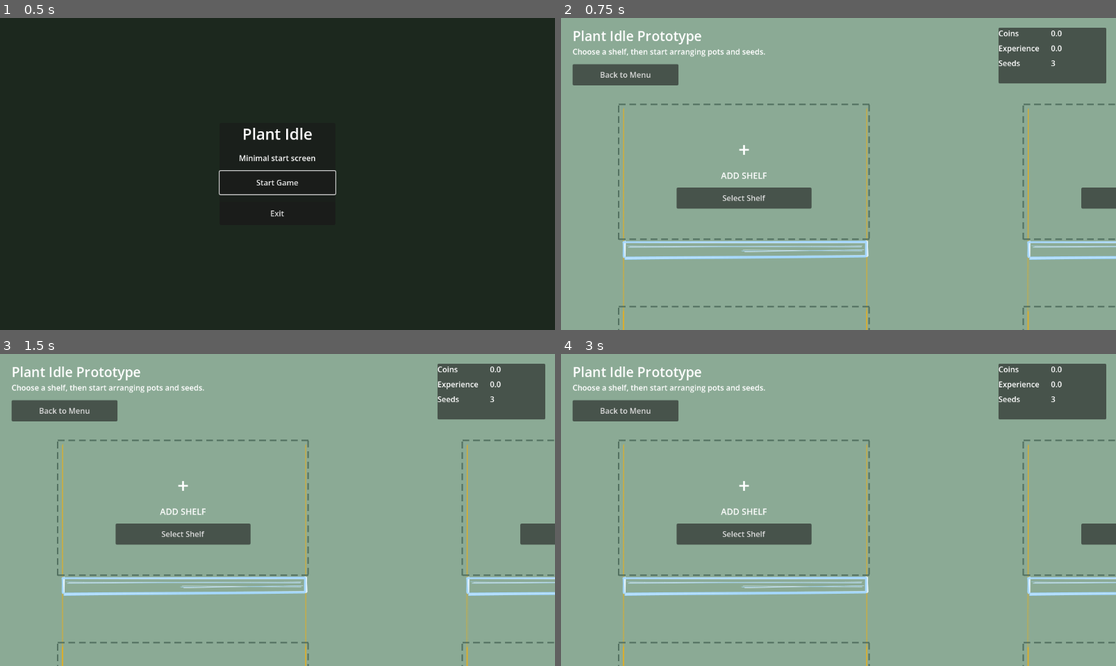
Above: before the commit, frames 1-4 (two rows, left to right).
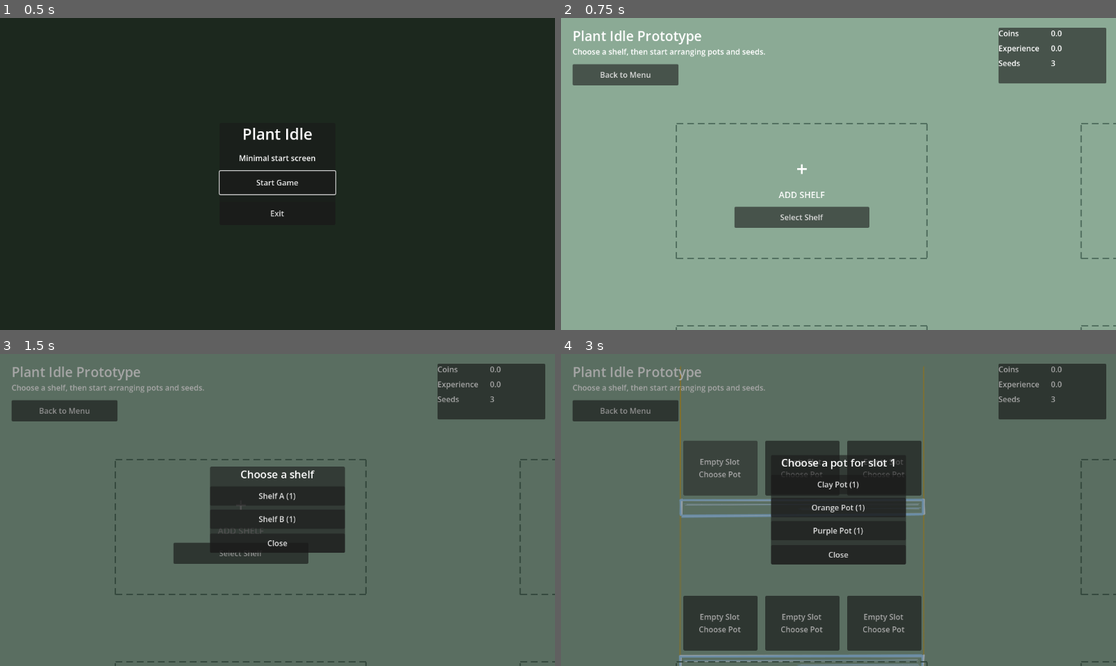
Above: after the commit, the same moments.

Repository: TorusHelm/imiidle
Game: Godot game, scene res://sceens/Main.tscn
Same seed, same stepped clock (60 frames per second), same inputs: the game is played once before the commit and once after it.
Inputs (mouse positions are in pixels of both pictures, inside the frame that each line leads up to; where the layout moved, square brackets give the same spot in the first picture):
- Up to frame 1 (0.5 s): no input
- Up to frame 2 (0.75 s): click "Start Game" at 0.5 s
- Up to frame 3 (1.5 s): click "Select Shelf" at 1.25 s
- Up to frame 4 (3 s): click (799, 528) [744, 506] at 2 s; click (721, 469) at 2.77 s

Frame 1 is identical in both runs. In frame 2, 7.2% of the frame differs, in the area x 10-100%, y 27-100%; in frame 3, 99%, in the area x 0-100%, y 0-100%; in frame 4, 99%.
Error before the commit: Parse Error: Cannot infer the type of "totem_instance" variable because the value doesn't have a set type. (res://scripts/shelf_view.gd:103)

Commit message:
Add metronome runtime support

Diff:
--- a/Game/data/default_catalog.tres
+++ b/Game/data/default_catalog.tres
@@ -10,6 +10,8 @@
 [ext_resource type="Resource" uid="uid://cygoi83vimm71" path="res://Pots/DefaultPot/data/pot_default.tres" id="5_pot"]
 [ext_resource type="Resource" uid="uid://vfj2f3piwebi" path="res://Pots/OrangePot/data/pot_orange.tres" id="6_pot"]
 [ext_resource type="Resource" uid="uid://0m8tp443pwtk" path="res://Pots/PurplePot/data/pot_purple.tres" id="7_pot"]
+[ext_resource type="Script" path="res://scripts/totem_definition.gd" id="8_totem_script"]
+[ext_resource type="Resource" path="res://Totems/Metronome/data/totem_metronome.tres" id="8_totem"]
 [ext_resource type="Resource" uid="uid://dw7p7gin6ryap" path="res://Shelfs/ShelfA/data/shelf_a.tres" id="8_shelf"]
 [ext_resource type="Resource" uid="uid://dhc57hueqoa7f" path="res://Shelfs/ShelfB/data/shelf_b.tres" id="9_shelf"]
 [ext_resource type="Script" uid="uid://cucjjk2bjbhk4" path="res://scripts/shelf_definition.gd" id="10_ylmi7"]
@@ -19,6 +21,7 @@
 room_definition = ExtResource("1_room")
 plant_definitions = Array[ExtResource("1_qyvm0")]([ExtResource("2_plant"), ExtResource("3_plant"), ExtResource("4_plant")])
 pot_definitions = Array[ExtResource("5_jir86")]([ExtResource("5_pot"), ExtResource("6_pot"), ExtResource("7_pot")])
+totem_definitions = Array[ExtResource("8_totem_script")]([ExtResource("8_totem")])
 shelf_definitions = Array[ExtResource("10_ylmi7")]([ExtResource("8_shelf"), ExtResource("9_shelf")])
 background_color_hex = "#8baa95"
 starting_seed_inventory = {
@@ -31,6 +34,9 @@
 "orange_pot": 1,
 "purple_pot": 1
 }
+starting_totem_inventory = {
+"metronome": 1
+}
 starting_shelf_inventory = {
 "shelf_a": 1,
 "shelf_b": 1
--- /dev/null
+++ b/Totems/Metronome/data/totem_metronome.tres
@@ -0,0 +1,13 @@
+[gd_resource type="Resource" script_class="TotemDefinition" format=3]
+
+[ext_resource type="Script" path="res://scripts/totem_definition.gd" id="1_totem"]
+
+[resource]
+script = ExtResource("1_totem")
+id = "metronome"
+display_name = "Metronome"
+trigger_event_type = "plant_activated"
+target_rule = "mirror_from_source"
+modifier_type = "haste"
+modifier_multiplier = 2.0
+modifier_duration = 1.0
--- a/scripts/game_catalog.gd
+++ b/scripts/game_catalog.gd
@@ -5,9 +5,11 @@
 @export var room_definition: RoomDefinition
 @export var plant_definitions: Array[PlantDefinition] = []
 @export var pot_definitions: Array[PotDefinition] = []
+@export var totem_definitions: Array[TotemDefinition] = []
 @export var shelf_definitions: Array[ShelfDefinition] = []
 @export var active_shelf_id := ""
 @export var background_color_hex := "#e3efdf"
 @export var starting_seed_inventory: Dictionary = {}
 @export var starting_pot_inventory: Dictionary = {}
+@export var starting_totem_inventory: Dictionary = {}
 @export var starting_shelf_inventory: Dictionary = {}
--- a/scripts/game_state.gd
+++ b/scripts/game_state.gd
@@ -9,6 +9,8 @@
 var plant_definitions: Dictionary = {}
 var pot_inventory: Dictionary = {}
 var pot_definitions: Dictionary = {}
+var totem_inventory: Dictionary = {}
+var totem_definitions: Dictionary = {}
 var shelf_inventory: Dictionary = {}
 var shelf_definitions: Dictionary = {}
 var room_definition: RoomDefinition
@@ -174,6 +176,76 @@
 	return active_shelf.get_pot_in_slot(slot_index)
 
 
+func has_any_totem() -> bool:
+	for totem_count in totem_inventory.values():
+		if int(totem_count) > 0:
+			return true
+	return false
+
+
+func get_totem_options() -> Array[Dictionary]:
+	var options: Array[Dictionary] = []
+
+	for totem_id in totem_definitions.keys():
+		var definition: TotemDefinition = totem_definitions[totem_id]
+		options.append(
+			{
+				"id": definition.id,
+				"display_name": definition.display_name,
+				"count": get_totem_count(definition.id),
+				"trigger_event_type": definition.trigger_event_type,
+				"target_rule": definition.target_rule,
+			}
+		)
+
+	return options
+
+
+func get_totem_count(totem_id: String) -> int:
+	return int(totem_inventory.get(totem_id, 0))
+
+
+func can_place_totem(slot_index: int, totem_id := "") -> bool:
+	var active_shelf := get_active_shelf()
+	if active_shelf == null:
+		return false
+
+	if not _is_valid_slot_index(slot_index):
+		return false
+
+	if not active_shelf.can_place_totem(slot_index):
+		return false
+
+	if totem_id.is_empty():
+		return has_any_totem()
+
+	return get_totem_count(totem_id) > 0
+
+
+func place_totem(slot_index: int, totem_id: String) -> bool:
+	var active_shelf := get_active_shelf()
+	if not can_place_totem(slot_index, totem_id):
+		return false
+
+	var definition: TotemDefinition = totem_definitions.get(totem_id)
+	if definition == null:
+		return false
+
+	if not active_shelf.place_totem(slot_index, TotemInstance.new(definition)):
+		return false
+
+	totem_inventory[totem_id] = get_totem_count(totem_id) - 1
+	_sync_shelf_slots()
+	return true
+
+
+func get_totem_in_slot(slot_index: int) -> TotemInstance:
+	var active_shelf := get_active_shelf()
+	if active_shelf == null or not _is_valid_slot_index(slot_index):
+		return null
+	return active_shelf.get_totem_in_slot(slot_index)
+
+
 func can_place_pot_in_room_slot(room_slot_index: int, slot_index: int, pot_id := "") -> bool:
 	var shelf := get_shelf_in_room_slot(room_slot_index)
 	if shelf == null or slot_index < 0 or slot_index >= shelf.slots.size():
@@ -201,6 +273,26 @@
 	if slot_index < 0 or slot_index >= shelf.slots.size():
 		return null
 	return shelf.get_pot_in_slot(slot_index)
+
+
+func can_place_totem_in_room_slot(room_slot_index: int, slot_index: int, totem_id := "") -> bool:
+	var shelf := get_shelf_in_room_slot(room_slot_index)
+	if shelf == null or slot_index < 0 or slot_index >= shelf.slots.size():
+		return false
+	if not shelf.can_place_totem(slot_index):
+		return false
+	if totem_id.is_empty():
+		return has_any_totem()
+	return get_totem_count(totem_id) > 0
+
+
+func get_totem_in_room_slot(room_slot_index: int, slot_index: int) -> TotemInstance:
+	var shelf := get_shelf_in_room_slot(room_slot_index)
+	if shelf == null:
+		return null
+	if slot_index < 0 or slot_index >= shelf.slots.size():
+		return null
+	return shelf.get_totem_in_slot(slot_index)
 
 
 func has_any_shelf() -> bool:
@@ -318,9 +410,11 @@
 func _load_catalog(catalog: GameCatalog) -> void:
 	plant_definitions.clear()
 	pot_definitions.clear()
+	totem_definitions.clear()
 	shelf_definitions.clear()
 	seed_inventory.clear()
 	pot_inventory.clear()
+	totem_inventory.clear()
 	shelf_inventory.clear()
 	room_definition = null
 	room = RoomInstance.new()
@@ -345,6 +439,11 @@
 			continue
 		pot_definitions[definition.id] = definition
 
+	for definition in catalog.totem_definitions:
+		if definition == null or definition.id.is_empty():
+			continue
+		totem_definitions[definition.id] = definition
+
 	for definition in catalog.shelf_definitions:
 		if definition == null or definition.id.is_empty():
 			continue
@@ -356,6 +455,9 @@
 	for pot_id in catalog.starting_pot_inventory.keys():
 		pot_inventory[pot_id] = int(catalog.starting_pot_inventory[pot_id])
 
+	for totem_id in catalog.starting_totem_inventory.keys():
+		totem_inventory[totem_id] = int(catalog.starting_totem_inventory[totem_id])
+
 	for shelf_id in catalog.starting_shelf_inventory.keys():
 		shelf_inventory[shelf_id] = int(catalog.starting_shelf_inventory[shelf_id])
 
--- a/scripts/shelf_instance.gd
+++ b/scripts/shelf_instance.gd
@@ -61,6 +61,11 @@
 	return true
 
 
+func can_place_totem(slot_index: int) -> bool:
+	var slot := get_slot(slot_index)
+	return slot != null and slot.is_empty()
+
+
 func get_slot(slot_index: int) -> SlotInstance:
 	if slot_index < 0 or slot_index >= slots.size():
 		return null
@@ -70,6 +75,11 @@
 func get_pot_in_slot(slot_index: int) -> PotInstance:
 	var slot := get_slot(slot_index)
 	return slot.pot if slot != null else null
+
+
+func get_totem_in_slot(slot_index: int) -> TotemInstance:
+	var slot := get_slot(slot_index)
+	return slot.totem if slot != null else null
 
 
 func tick(delta: float) -> void:
--- a/test/game_state/test_shelf_event_loop.gd
+++ b/test/game_state/test_shelf_event_loop.gd
@@ -3,10 +3,13 @@
 
 const SHELF_A: ShelfDefinition = preload("res://Shelfs/ShelfA/data/shelf_a.tres")
 const DEFAULT_POT: PotDefinition = preload("res://Pots/DefaultPot/data/pot_default.tres")
+const DEFAULT_ROOM: RoomDefinition = preload("res://Game/data/default_room.tres")
+const METRONOME: TotemDefinition = preload("res://Totems/Metronome/data/totem_metronome.tres")
 
 
-func test_metronome_reacts_one_tick_later_and_applies_haste_on_next_tick() -> void:
-	var shelf := ShelfInstance.new(SHELF_A)
+func test_metronome_reacts_one_tick_later_and_applies_haste_on_next_tick_inside_room() -> void:
+	var room := RoomInstance.new(DEFAULT_ROOM)
+	var shelf := ShelfInstance.new(SHELF_A, room)
 	var fast_plant := PlantDefinition.new()
 	fast_plant.id = "fast"
 	fast_plant.display_name = "Fast"
@@ -19,16 +22,10 @@
 	slow_plant.growth_duration = 10.0
 	slow_plant.coins_per_second = 1.0
 
-	var metronome_definition := TotemDefinition.new()
-	metronome_definition.id = "metronome"
-	metronome_definition.display_name = "Metronome"
-	metronome_definition.target_rule = "mirror_from_source"
-	metronome_definition.modifier_type = "haste"
-	metronome_definition.modifier_multiplier = 2.0
-	metronome_definition.modifier_duration = 1.0
+	assert_true(room.place_shelf(0, shelf), "Room should hold Shelf as a top-level container.")
 
 	assert_true(shelf.place_pot(0, DEFAULT_POT), "Plant source slot should accept a pot.")
-	assert_true(shelf.place_totem(1, TotemInstance.new(metronome_definition)), "Middle slot should accept the metronome.")
+	assert_true(shelf.place_totem(1, TotemInstance.new(METRONOME)), "Middle slot should accept the metronome.")
 	assert_true(shelf.place_pot(2, DEFAULT_POT), "Target slot should accept a pot.")
 	assert_true(shelf.plant_seed(0, fast_plant), "Source plant should be planted.")
 	assert_true(shelf.plant_seed(2, slow_plant), "Target plant should be planted.")
@@ -46,3 +43,45 @@
 	shelf.tick(0.1)
 	assert_eq(target_plant.active_modifiers.size(), 1, "Tick N+2 should apply the queued modifier in APPLY.")
 	assert_eq(target_plant.get_active_modifier("haste").get("multiplier"), 2.0, "Metronome should apply haste through Shelf targeting.")
+
+
+func test_room_keeps_shelf_event_loops_isolated() -> void:
+	var room := RoomInstance.new(DEFAULT_ROOM)
+	var source_shelf := ShelfInstance.new(SHELF_A, room)
+	var other_shelf := ShelfInstance.new(SHELF_A, room)
+
+	assert_true(room.place_shelf(0, source_shelf), "Room slot 0 should accept the first shelf.")
+	assert_true(room.place_shelf(1, other_shelf), "Room slot 1 should accept the second shelf.")
+	assert_true(source_shelf.place_pot(0, DEFAULT_POT), "Source shelf should accept the plant pot.")
+	assert_true(source_shelf.place_totem(1, TotemInstance.new(METRONOME)), "Source shelf should accept the metronome.")
+	assert_true(source_shelf.place_pot(2, DEFAULT_POT), "Source shelf should accept the target pot.")
+
+	var fast_plant := PlantDefinition.new()
+	fast_plant.id = "isolated_fast"
+	fast_plant.display_name = "Isolated Fast"
+	fast_plant.growth_duration = 0.1
+	fast_plant.coins_per_second = 1.0
+
+	var slow_plant := PlantDefinition.new()
+	slow_plant.id = "isolated_slow"
+	slow_plant.display_name = "Isolated Slow"
+	slow_plant.growth_duration = 10.0
+	slow_plant.coins_per_second = 1.0
+
+	assert_true(source_shelf.plant_seed(0, fast_plant), "Source shelf should plant the trigger plant.")
+	assert_true(source_shelf.plant_seed(2, slow_plant), "Source shelf should plant the local target.")
+	assert_true(other_shelf.place_pot(0, DEFAULT_POT), "Other shelf should accept its own pot.")
+	assert_true(other_shelf.plant_seed(0, slow_plant), "Other shelf should have a plant for cross-shelf isolation checks.")
+
+	var local_target := source_shelf.get_pot_in_slot(2).active_plant
+	var remote_target := other_shelf.get_pot_in_slot(0).active_plant
+
+	source_shelf.tick(0.1)
+	other_shelf.tick(0.1)
+	source_shelf.tick(0.1)
+	other_shelf.tick(0.1)
+	source_shelf.tick(0.1)
+	other_shelf.tick(0.1)
+
+	assert_eq(local_target.active_modifiers.size(), 1, "Metronome should still affect its local shelf target.")
+	assert_eq(remote_target.active_modifiers.size(), 0, "Room must not route source shelf events into another shelf.")
--- a/test/game_state/test_shelf_selection.gd
+++ b/test/game_state/test_shelf_selection.gd
@@ -7,6 +7,7 @@
 	assert_null(game_state.get_active_shelf_definition(), "Game should start without a placed shelf.")
 	assert_eq(game_state.get_shelf_count("shelf_a"), 1, "Shelf A should be available once at start.")
 	assert_eq(game_state.get_shelf_count("shelf_b"), 1, "Shelf B should be available once at start.")
+	assert_eq(game_state.get_totem_count("metronome"), 1, "Metronome should exist as a real starter totem in the catalog.")
 	assert_eq(game_state.get_room_definition().get_slot_count(), 4, "Default room should expose multiple shelf slots.")
 	assert_eq(game_state.shelf_slots.size(), 0, "No shelf slots should exist before placing a shelf.")
 
@@ -22,3 +23,14 @@
 	assert_eq(game_state.shelf_slots.size(), game_state.get_active_shelf_definition().get_slot_count(), "Shelf slots should match the selected shelf.")
 	assert_false(game_state.can_place_shelf(0, "shelf_a"), "Occupied room slot should reject another shelf.")
 	assert_true(game_state.can_place_shelf(1, "shelf_a"), "Another room slot should still accept a shelf.")
+
+
+func test_totem_is_placed_into_shelf_slot_through_room_aware_game_state() -> void:
+	var game_state := GameState.new()
+	assert_true(game_state.place_shelf(0, "shelf_a"), "Expected first room slot to accept Shelf A.")
+
+	var placed := game_state.place_totem(1, "metronome")
+
+	assert_true(placed, "GameState should place a real Metronome into the active shelf through Shelf.")
+	assert_not_null(game_state.get_totem_in_room_slot(0, 1), "Placed totem should live inside the shelf slot.")
+	assert_eq(game_state.get_totem_count("metronome"), 0, "Placed totem should be consumed from inventory.")
Binary file added: Totems/Metronome/assets/totem-metronome.png
Not shown, added: Totems/Metronome/assets/totem-metronome.png.import
